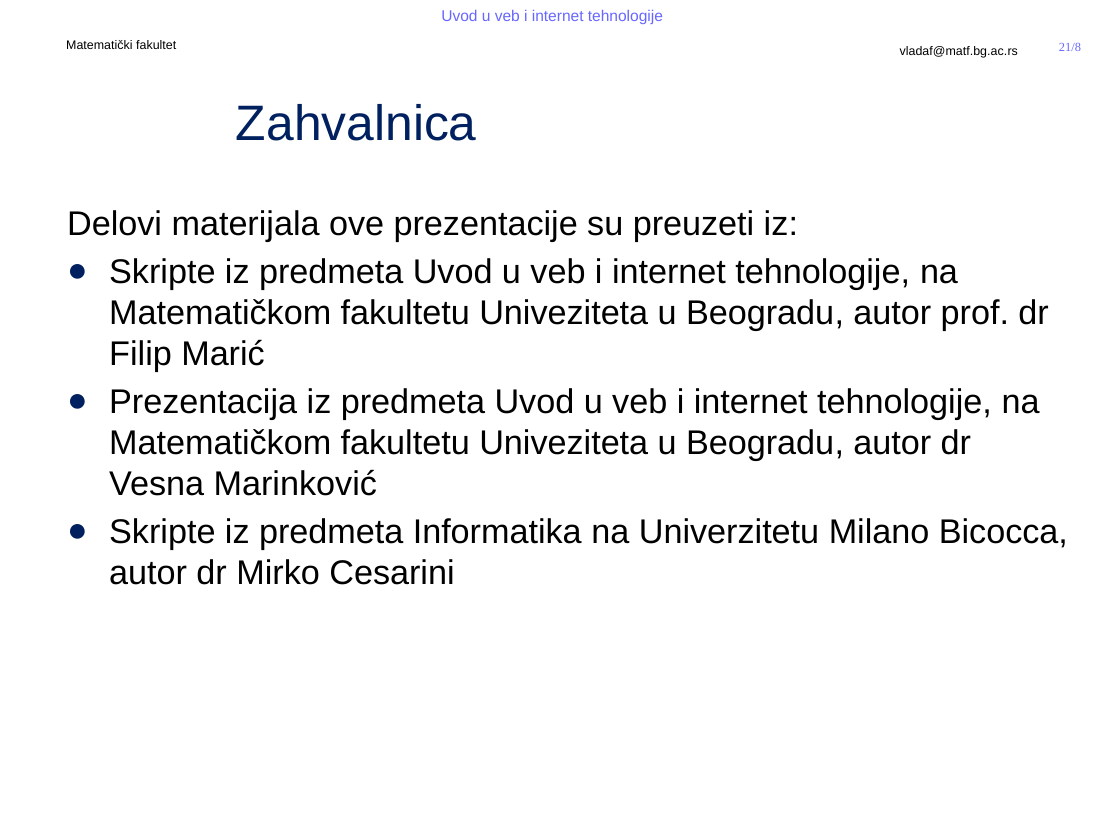
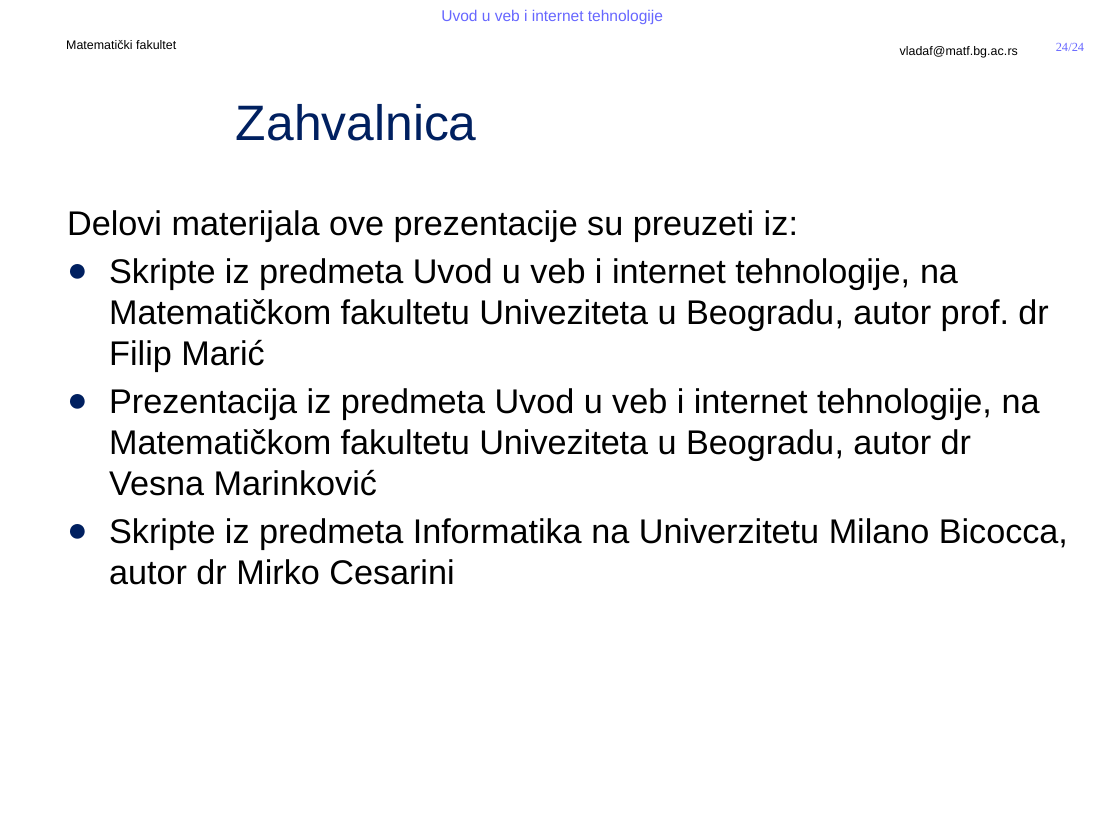
Before and after one commit to MatfUVIT/info, a slide deck: slide 24 of predavanja/prezentacije/UVIT03-01-HTML 5.pptx (slide 21 before the commit). Drawn at 1120x840 pixels with LibreOffice and Linux fonts; fonts in the diff are those of the drawing; background and template pictures are left out. Boxes give left, top, right and bottom in pixels: in the first picture for what was removed or moved away, otherwise in the second. Text is boxed around its words. In the diff, an @@ line names an element or a change of style, - is before the commit and + after.

```diff
--- a/predavanja/prezentacije/UVIT03-01-HTML 5.pptx
+++ b/predavanja/prezentacije/UVIT03-01-HTML 5.pptx
@@ page number added at [1056,43,1084,51], 8 pt, text #6767FF @@
+24/24
@@ page number removed at [1059,43,1081,51] @@
-21/8
```
Also in this commit, not shown: 1 other slide changed, 4 slides added, 1 slide removed, 2 other files.
